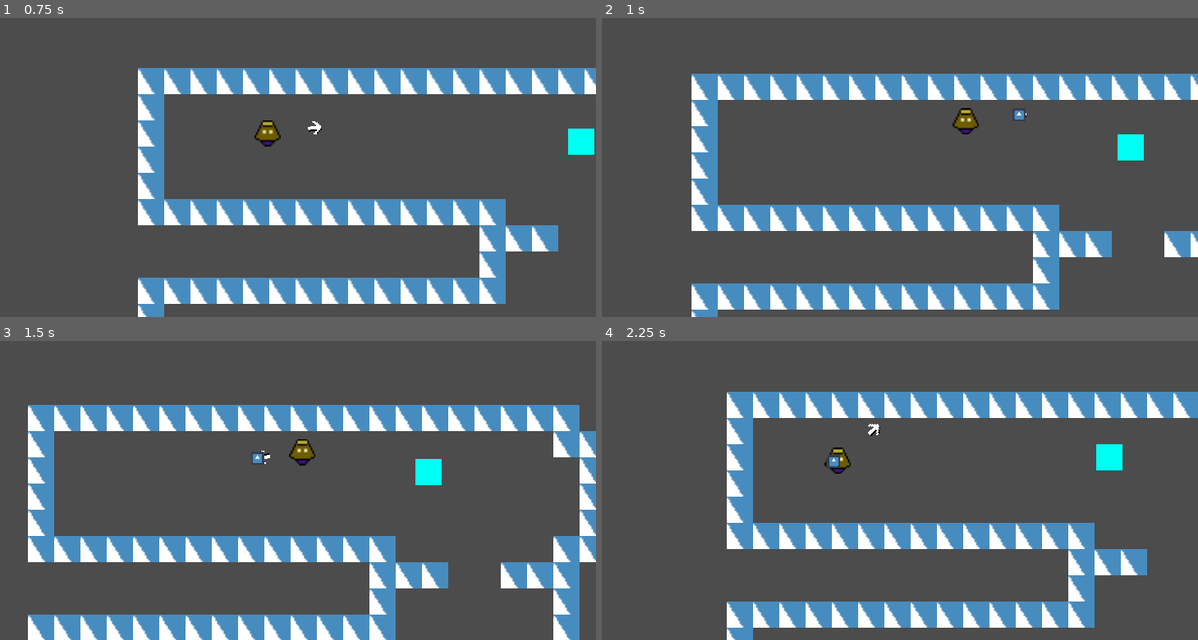
Above: before the commit, frames 1-4 (two rows, left to right).
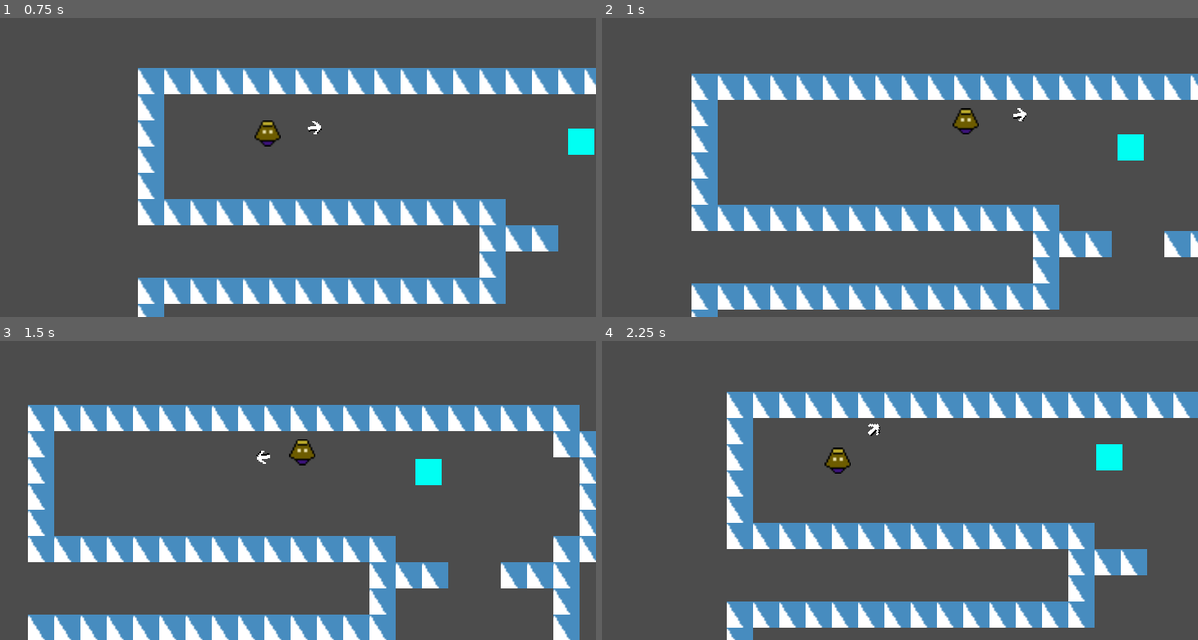
Above: after the commit, the same moments.

Repository: andrebariani/abracajur
Game: Godot game, scene res://src/world/World.tscn
Same seed, same stepped clock (60 frames per second), same inputs: the game is played once before the commit and once after it. The engine's default icon, where the game draws it, is replaced by a stand-in: a white triangle on a blue panel in a dark square.
Inputs (mouse positions are in pixels of both pictures, inside the frame that each line leads up to):
- Up to frame 1 (0.75 s): tap Enter at 0.5 s; move the mouse to (411, 113) at 0.52 s; hold D from 0.53 s (still down); tap E (spell_e, bound only before the commit) at 0.6 s
- Up to frame 2 (1 s): keep holding D; tap Space (ui_select) at 0.77 s; tap Q (spell_q, bound only before the commit) at 0.8 s
- Up to frame 3 (1.5 s): move the mouse to (137, 475) at 1.27 s; release D at 1.28 s; hold S from 1.28 s (still down); tap Q (spell_q, bound only before the commit) at 1.35 s
- Up to frame 4 (2.25 s): tap Space (ui_select) at 1.52 s; tap R (spell_r, bound only before the commit) at 1.55, 2.1 s; move the mouse to (935, 376) at 2.02 s; release S at 2.03 s; hold D from 2.03 s (still down)

Frame 1 is identical in both runs. In frame 2, less than 0.1% of the frame differs, in the area x 69-72%, y 30-35%; in frame 3, less than 0.1%; in frame 4, less than 0.1%, in the area x 37-40%, y 38-43%.

Commit message:
correcao rushada

Diff:
--- a/project.godot
+++ b/project.godot
@@ -27,54 +27,11 @@
 window/size/test_height=450
 window/stretch/mode="2d"
 
-[importer_defaults]
-
-texture={
-"compress/bptc_ldr": 0,
-"compress/hdr_mode": 0,
-"compress/lossy_quality": 0.7,
-"compress/mode": 0,
-"compress/normal_map": 0,
-"detect_3d": false,
-"flags/anisotropic": false,
-"flags/filter": false,
-"flags/mipmaps": false,
-"flags/repeat": 0,
-"flags/srgb": 2,
-"process/HDR_as_SRGB": false,
-"process/fix_alpha_border": true,
-"process/invert_color": false,
-"process/premult_alpha": false,
-"size_limit": 0,
-"stream": false,
-"svg/scale": 1.0
-}
-
 [input]
 
 Teleport={
 "deadzone": 0.5,
 "events": [ Object(InputEventMouseButton,"resource_local_to_scene":false,"resource_name":"","device":0,"alt":false,"shi …(212 unchanged characters)…
- ]
-}
-spell_q={
-"deadzone": 0.5,
-"events": [ Object(InputEventKey,"resource_local_to_scene":false,"resource_name":"","device":0,"alt":false,"shift":false,"control":false,"meta":false,"command":false,"pressed":false,"scancode":81,"unicode":0,"echo":false,"script":null)
- ]
-}
-spell_w={
-"deadzone": 0.5,
-"events": [ Object(InputEventKey,"resource_local_to_scene":false,"resource_name":"","device":0,"alt":false,"shift":false,"control":false,"meta":false,"command":false,"pressed":false,"scancode":87,"unicode":0,"echo":false,"script":null)
- ]
-}
-spell_e={
-"deadzone": 0.5,
-"events": [ Object(InputEventKey,"resource_local_to_scene":false,"resource_name":"","device":0,"alt":false,"shift":false,"control":false,"meta":false,"command":false,"pressed":false,"scancode":69,"unicode":0,"echo":false,"script":null)
- ]
-}
-spell_r={
-"deadzone": 0.5,
-"events": [ Object(InputEventKey,"resource_local_to_scene":false,"resource_name":"","device":0,"alt":false,"shift":false,"control":false,"meta":false,"command":false,"pressed":false,"scancode":82,"unicode":0,"echo":false,"script":null)
  ]
 }
 
--- a/src/ui/magic_system.gd
+++ b/src/ui/magic_system.gd
@@ -8,21 +8,20 @@
 # ---------------------
 
 
-var keys = [KEY_Q, KEY_W, KEY_E, KEY_R,
-			KEY_A, KEY_S, KEY_D, KEY_F]
+var keys = [KEY_Q, KEY_W, KEY_E, KEY_R]
 
 export(Dictionary) var spells = {
 	"damage": [
-		preload("res://src/spells/LaserSpell.tscn")
+		preload("res://src/spells/SparkSpell.tscn")
 	],
 	"knockback": [
-		preload("res://src/spells/LaserSpell.tscn")
+		preload("res://src/spells/SparkSpell.tscn")
 	],
 	"stun/break": [
-		preload("res://src/spells/LaserSpell.tscn")
+		preload("res://src/spells/SparkSpell.tscn")
 	],
 	"heal/shield": [
-		preload("res://src/spells/LaserSpell.tscn")
+		preload("res://src/spells/SparkSpell.tscn")
 	]
 }
 # damage, knockback, stun/break, cura/escudo
